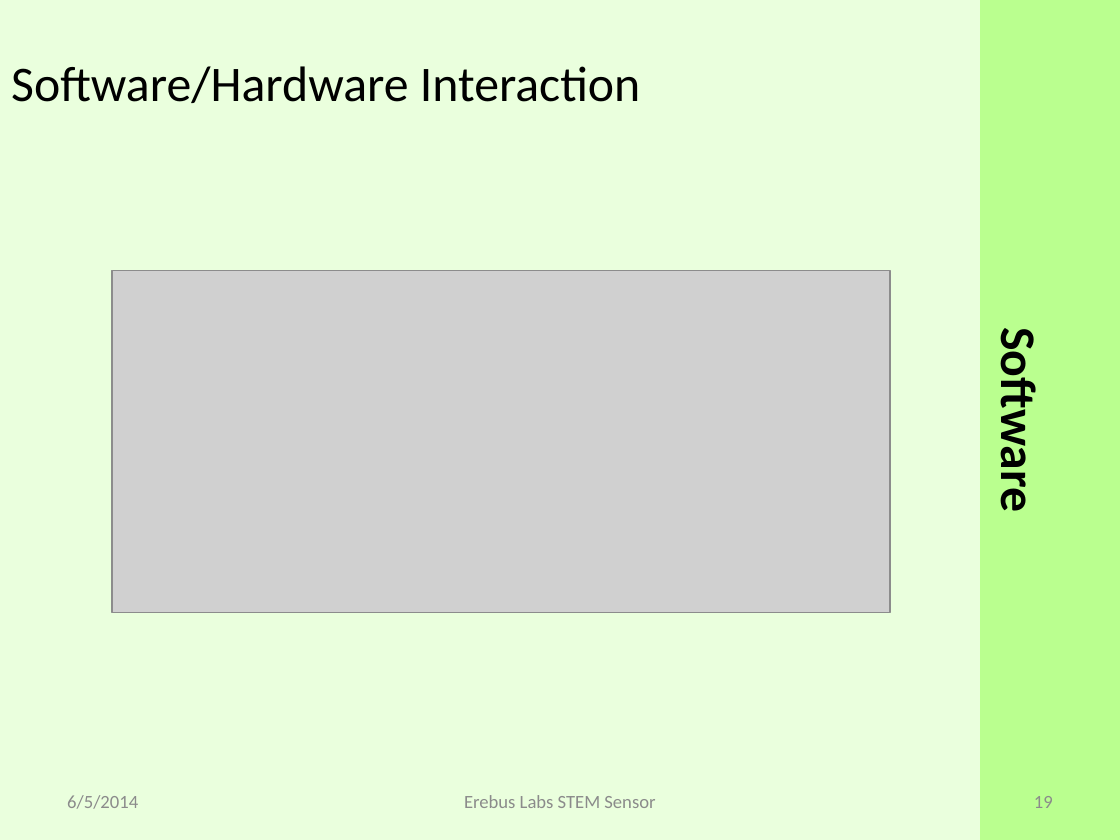
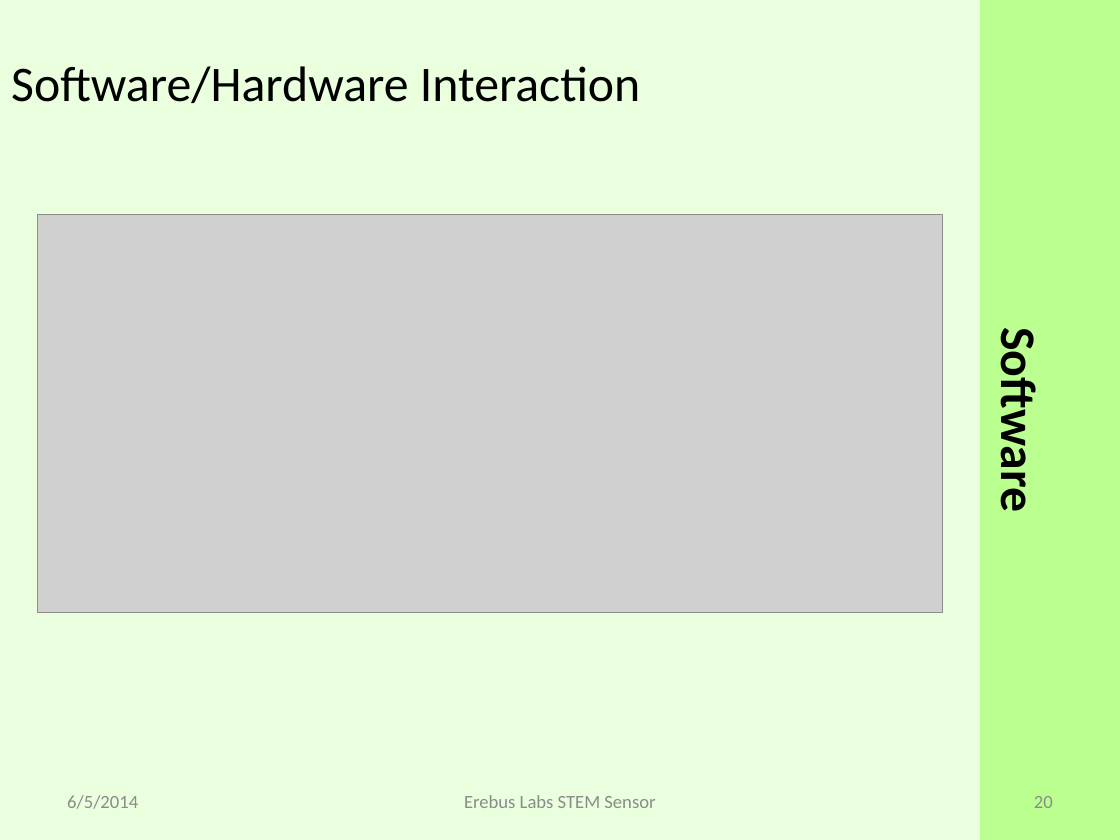
Before and after one commit to erebus-labs/PSU-VOC-SENSOR-2K14, a slide deck: slide 20 of Documents/source_documents/Presentation.pptx (slide 19 before the commit). Drawn at 1120x840 pixels with LibreOffice and Linux fonts; fonts in the diff are those of the drawing; grey boxes stand for pictures. Boxes give left, top, right and bottom in pixels: in the first picture for what was removed or moved away, otherwise in the second. Text is boxed around its words. In the diff, an @@ line names an element or a change of style, - is before the commit and + after.

```diff
--- a/Documents/source_documents/Presentation.pptx
+++ b/Documents/source_documents/Presentation.pptx
@@ picture: place and size @@
-picture at box(112, 271, 890, 613)
+picture at box(37, 215, 942, 613)
@@ page number at box(1034, 796, 1053, 808): text changed @@
-19
+20
```
Also in this commit, not shown: 12 other slides changed, 1 slide removed.
